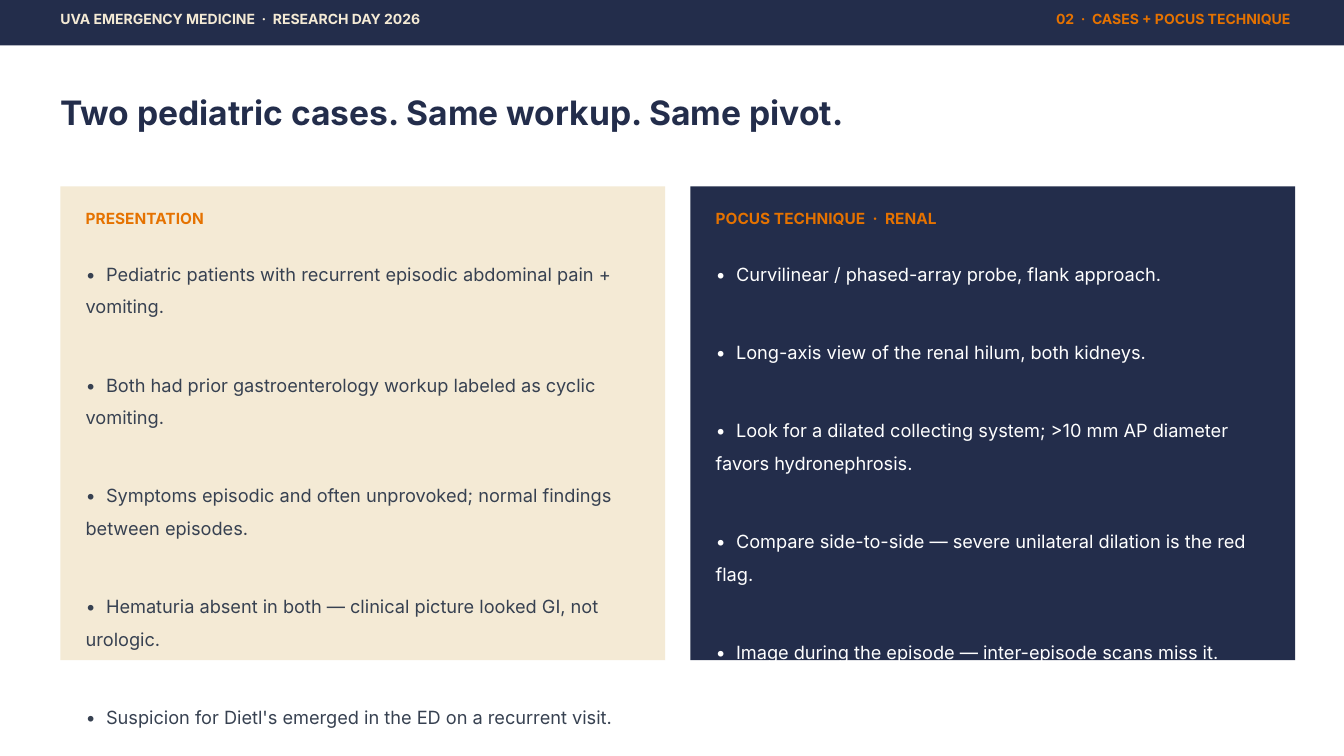
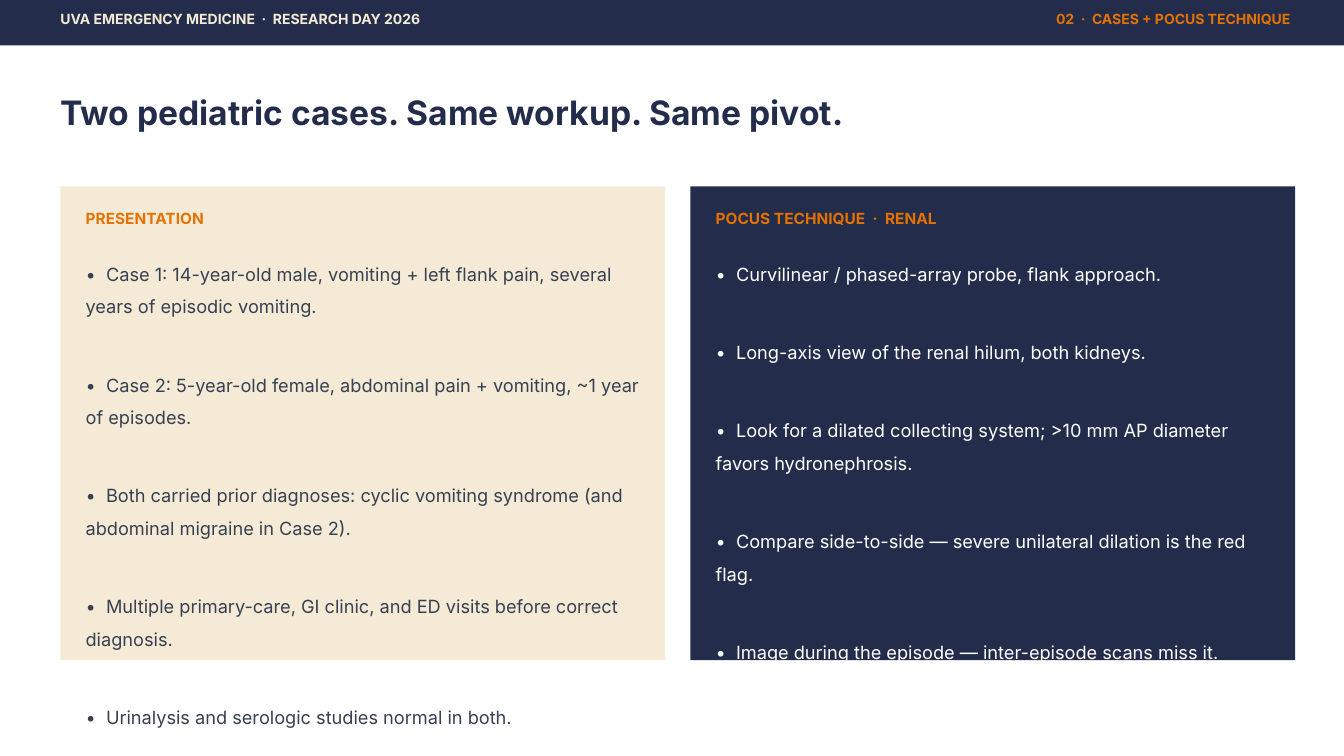
Before and after one commit to UVA-EM-Resident-Research/em-research-day-2026, a slide deck: slide 3 of presentations/larsen-dietls-crisis-slides.pptx. Drawn at 1344x756 pixels with LibreOffice and Linux fonts; fonts in the diff are those of the drawing. Boxes give left, top, right and bottom in pixels: in the first picture for what was removed or moved away, otherwise in the second. Text is boxed around its words. In the diff, an @@ line names an element or a change of style, - is before the commit and + after.

Commit message:
Larsen: cross-checked against actual JEM 2024 paper
After getting the source PDF, verified Larsen's slides + poster
against the real Thom et al. case series and corrected:

- Senior author byline: "Christopher D. Thom, MD" → "Christopher
  Thom, MD, RDMS" (no middle initial; carries the RDMS credential
  per the published byline).
- James Moak credentials: "MD" → "MD, RDMS" (also per byline).
- Replaced the inaccurate "Hematuria absent in both; clinically
  appeared GI rather than urologic" line — Case 1 in fact
  presented with left flank pain, which is the urologic presenting
  complaint. Substituted the actual case-by-case demographics from
  the paper.
- Poster now carries case-specific details: Case 1 (14-yo male,
  L flank pain, several years of episodic vomiting, CT-confirmed
  L UPJO) and Case 2 (5-yo female, ~1y of episodes, MR-urogram-
  confirmed R UPJO with measurable renal injury, pyeloplasty +
  ureteral stent).
- Strengthened the Discussion / Teaching content around the
  paper's central pedagogy: diagnostic momentum and anchoring
  bias as the cognitive failure mode (anchoring is reported in
  ~11.4% of EM cognitive-bias cases). Both diagnostic EPs in the
  series were ultrasound-fellowship trained — that context now
  appears.
- Stripped the per-talk "10+2 MIN · 10:33 AM" marker from the
  poster footer to match the rest of the program's flex schedule.

```diff
--- a/presentations/larsen-dietls-crisis-slides.pptx
+++ b/presentations/larsen-dietls-crisis-slides.pptx
@@ text at (86,267,639,728): text changed @@
-• Pediatric patients with recurrent episodic abdominal pain + vomiting.
-• Both had prior gastroenterology workup labeled as cyclic vomiting.
-• Symptoms episodic and often unprovoked; normal findings between episodes.
-• Hematuria absent in both — clinical picture looked GI, not urologic.
-• Suspicion for Dietl's emerged in the ED on a recurrent visit.
+• Case 1: 14-year-old male, vomiting + left flank pain, several years of episodic vomiting.
+• Case 2: 5-year-old female, abdominal pain + vomiting, ~1 year of episodes.
+• Both carried prior diagnoses: cyclic vomiting syndrome (and abdominal migraine in Case 2).
+• Multiple primary-care, GI clinic, and ED visits before correct diagnosis.
+• Urinalysis and serologic studies normal in both.
```
Also in this commit, not shown: 2 other slides changed, 4 other files.
